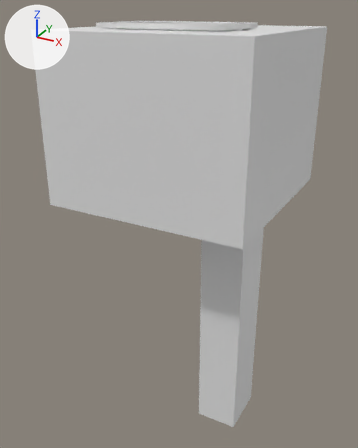
A saved change to the FBX model FleshBois/Assets/Art_Assets/Meshes/Operation Room.fbx.
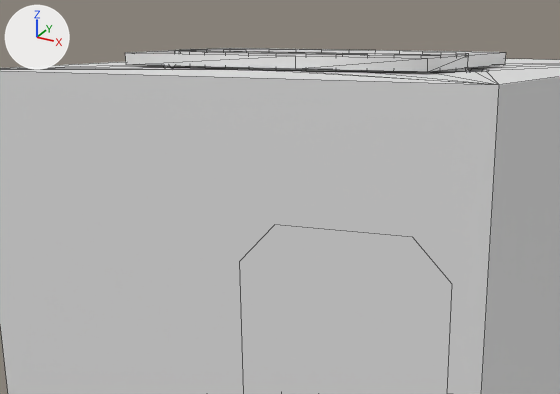
Each version is shown whole from a camera (50 mm lens) standing at (4.92, -8.08, 3.71) and looking at (-0.04, 0.94, -0.8), then close up on the part from 12% to 78% of the width and 0% to 37% of the height. The axes (+X, +Y, +Z) are drawn at upper left. The lights are the same throughout. The close-ups show mesh edges as thin lines. Where no turn or scale is listed for an object, it has been applied to the vertices.

The first close-up shows 'EnterDoor-01', 'EnterDoor-02', 'Plane001'.
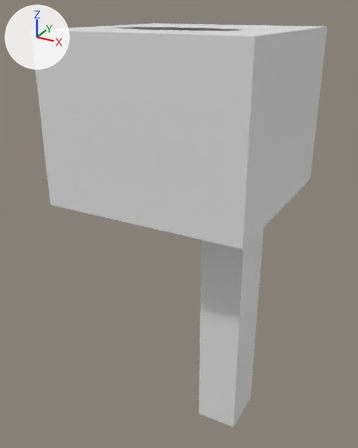
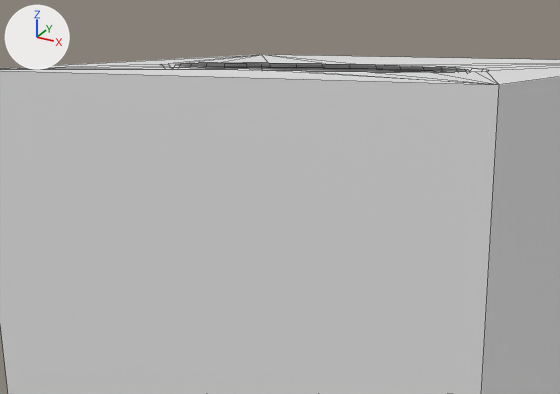
The newer file is also turned or shifted as a whole; pictures and numbers use the older file's frame.

Where the change shows, as pixel boxes [x1, y1, x2, y2] in the close-ups (560 x 394 px):
'Plane001', reshaped
    before: [0, 49, 560, 394]
    after: [0, 54, 560, 394]
'EnterDoor-02', deleted
    before: [125, 50, 468, 72]
'EnterDoor-01', deleted
    before: [181, 48, 506, 68]
part 1 of me_mesh, deleted
    before: [175, 49, 469, 72]

What the commit changed:
me_mesh is used by ob_plane001; location (0.18, 0.52, 0.0).
me_mesh had 224 vertices, 201 faces and spanned x -2.1..2.1, y -1.6..2.57, z -5.23..3.43.
me_mesh now has 168 vertices, 153 faces and spans x -2.1..2.1, y -1.6..2.57, z -5.23..3.32.
Part 1, on me_mesh:
32 vertices are removed from x -1.37..1.2, y -0.51..0.67, z 3.43.
32 faces are deleted.
Object 'EnterDoor-02' (ob_enterdoor_02) is deleted.
Object 'EnterDoor-01' (ob_enterdoor_01) is deleted.
